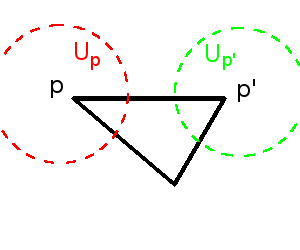
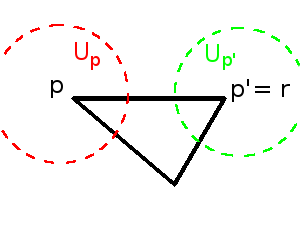
Revision of a layered 300 x 250 image; what changed, layer by layer:
painted on "Background" over (232, 79, 290, 102)
